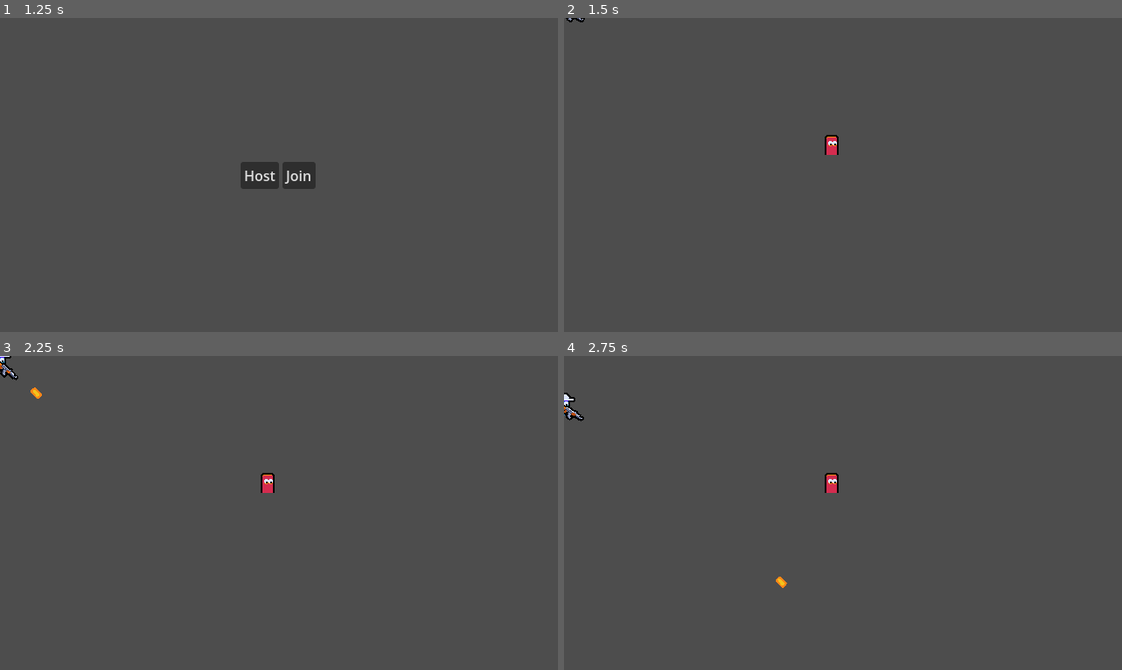
Above: before the commit, frames 1-4 (two rows, left to right).
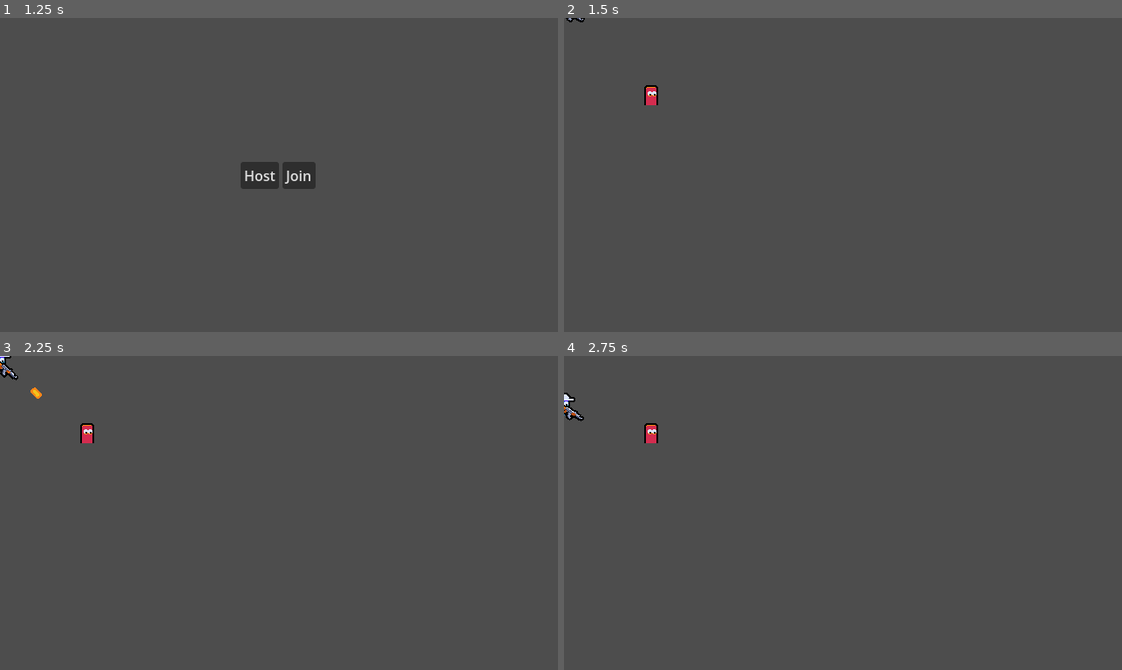
Above: after the commit, the same moments.

Repository: mpowell773/Godot_Multiplayer_Tut
Game: Godot game, scene res://ui/main_menu/main_menu.tscn
Two runs of this game, one before a commit and one after it. Both use one fixed random seed, a clock stepped at 60 frames per second and the inputs below.
Inputs (mouse positions are in pixels of both pictures, inside the frame that each line leads up to):
- Up to frame 1 (1.25 s): tap Enter at 0.5 s; move the mouse to (401, 159) at 0.52 s; press the mouse at (401, 159) at 0.53 s; hold D (move_right) from 0.53 s (still down)
- Up to frame 2 (1.5 s): release D (move_right) at 1.25 s; release the mouse at (965, 159) at 1.25 s; click "Host" at 1.25 s
- Up to frame 3 (2.25 s): tap Space at 2 s; move the mouse to (167, 528) at 2.02 s; hold S (move_down) from 2.03 s (still down); click (167, 528) at 2.1 s
- Up to frame 4 (2.75 s): keep holding S (move_down)

Frame 1 is identical in both runs. In frame 2, 0.3% of the frame differs, in the area x 14-50%, y 21-44%; in frame 3, 0.3%; in frame 4, 0.4%, in the area x 14-50%, y 21-74%.

Commit message:
Add basic health and synchronization to enemy

Diff:
--- a/entities/enemy/enemy.gd
+++ b/entities/enemy/enemy.gd
@@ -2,9 +2,17 @@
 
 @onready var area_2d: Area2D = $Area2D
 
+var current_health: int = 5
+
 
 func _ready() -> void:
 	area_2d.area_entered.connect(_on_area_entered)
+
+
+func handle_hit() -> void:
+	current_health -= 1
+	if current_health <= 0:
+		queue_free()
 
 
 func _on_area_entered(other_area: Area2D) -> void:
@@ -13,4 +21,4 @@
 	if other_area.owner is Bullet:
 		var bullet := other_area.owner as Bullet
 		bullet.register_collision()
-		print("collision")
+		handle_hit()
--- a/entities/enemy/enemy.tscn
+++ b/entities/enemy/enemy.tscn
@@ -2,6 +2,11 @@
 
 [ext_resource type="Script" uid="uid://be8fw3vev5nu2" path="res://entities/enemy/enemy.gd" id="1_im2q6"]
 [ext_resource type="Texture2D" uid="uid://cjhqe0oj660u5" path="res://entities/enemy/enemy_medium.png" id="1_ksmh7"]
+
+[sub_resource type="SceneReplicationConfig" id="SceneReplicationConfig_im2q6"]
+properties/0/path = NodePath(".:global_position")
+properties/0/spawn = true
+properties/0/replication_mode = 0
 
 [sub_resource type="RectangleShape2D" id="RectangleShape2D_g4v7s"]
 size = Vector2(16, 24)
@@ -11,6 +16,9 @@
 
 [node name="Enemy" type="CharacterBody2D" unique_id=1328615749]
 script = ExtResource("1_im2q6")
+
+[node name="MultiplayerSynchronizer" type="MultiplayerSynchronizer" parent="." unique_id=155607140]
+replication_config = SubResource("SceneReplicationConfig_im2q6")
 
 [node name="Area2D" type="Area2D" parent="." unique_id=905579212]
 position = Vector2(0, -12)
--- a/main.gd
+++ b/main.gd
@@ -3,6 +3,7 @@
 const SERVER_ID: int = 1
 
 var player_scene: PackedScene = preload("uid://egtpvj3ddlhx")
+var enemy_scene: PackedScene = preload("uid://dea55va7q7xfs")
 
 @onready var multiplayer_spawner: MultiplayerSpawner = $MultiplayerSpawner
 
@@ -16,6 +17,10 @@
 
 	peer_ready.rpc_id(SERVER_ID)
 
+	if is_multiplayer_authority():
+		var enemy = enemy_scene.instantiate() as Node2D
+		enemy.global_position = Vector2.ONE * 100
+		add_child(enemy)
 
 @rpc("any_peer", "call_local", "reliable")
 func peer_ready() -> void:
--- a/main.tscn
+++ b/main.tscn
@@ -1,14 +1,10 @@
 [gd_scene format=3 uid="uid://cxgeu56nx8jw0"]
 
 [ext_resource type="Script" uid="uid://dbf80enmey3dy" path="res://main.gd" id="1_ig7tw"]
-[ext_resource type="PackedScene" uid="uid://dea55va7q7xfs" path="res://entities/enemy/enemy.tscn" id="2_0xm2m"]
 
 [node name="Main" type="Node" unique_id=490898903]
 script = ExtResource("1_ig7tw")
 
 [node name="MultiplayerSpawner" type="MultiplayerSpawner" parent="." unique_id=1327038342]
-_spawnable_scenes = PackedStringArray("uid://cmsm71jq22qef")
+_spawnable_scenes = PackedStringArray("uid://cmsm71jq22qef", "uid://dea55va7q7xfs")
 spawn_path = NodePath("..")
-
-[node name="Enemy" parent="." unique_id=1328615749 instance=ExtResource("2_0xm2m")]
-position = Vector2(307, 157)
